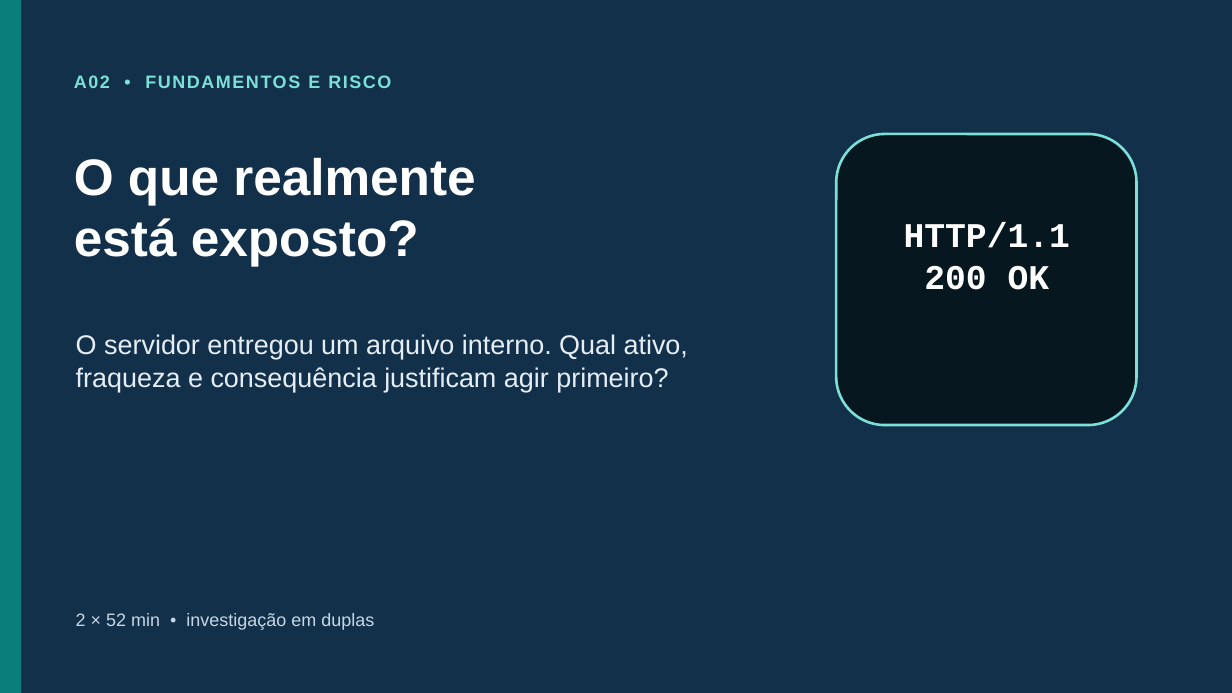
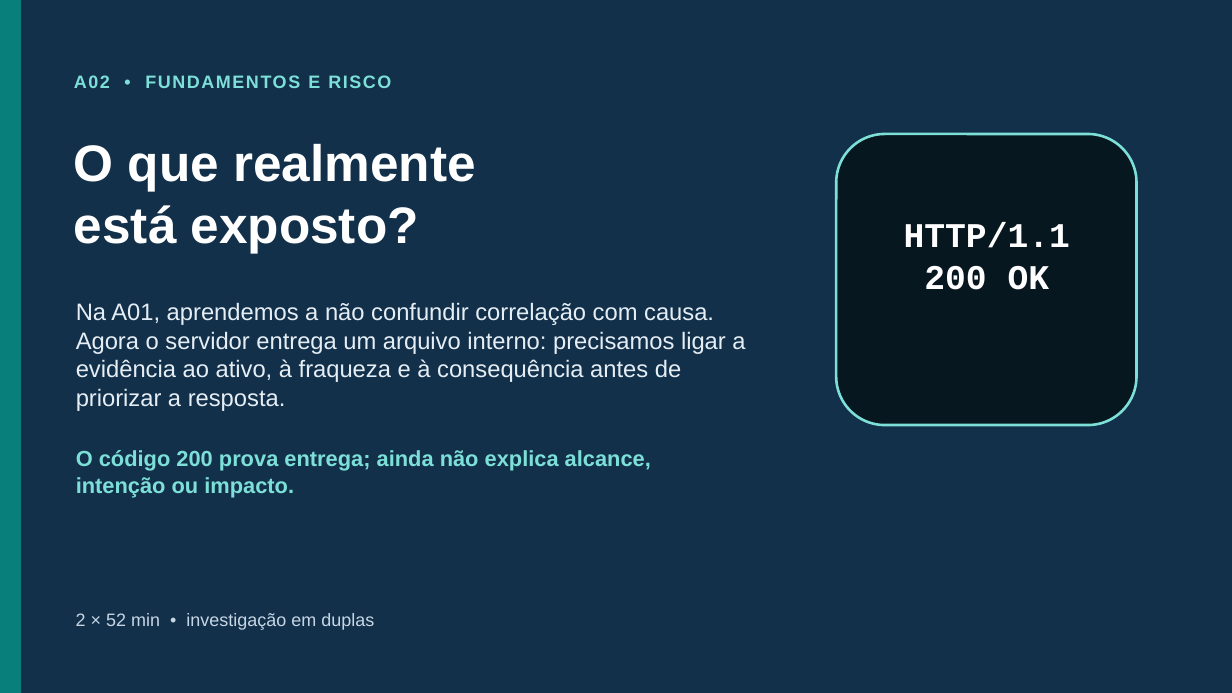
Before and after one commit to rafaelrezo/seguranca-digital, a slide deck: slide 1 of slides/A02-ativos-ameacas-e-vulnerabilidades/fonte/A02-ativos-ameacas-e-vulnerabilidades.pptx. Drawn at 1232x693 pixels with LibreOffice and Linux fonts; fonts in the diff are those of the drawing. Boxes give left, top, right and bottom in pixels: in the first picture for what was removed or moved away, otherwise in the second. Text is boxed around its words. In the diff, an @@ line names an element or a change of style, - is before the commit and + after.

```diff
--- a/slides/A02-ativos-ameacas-e-vulnerabilidades/fonte/A02-ativos-ameacas-e-vulnerabilidades.pptx
+++ b/slides/A02-ativos-ameacas-e-vulnerabilidades/fonte/A02-ativos-ameacas-e-vulnerabilidades.pptx
@@ text "O que realmente": place and size @@
-text "O que realmente" at <box>74,157,475,266</box>
+text "O que realmente" at <box>74,143,475,253</box>
@@ text at <box>76,302,745,411</box>: text changed; size 21 to 18.5 pt @@
-O servidor entregou um arquivo interno. Qual ativo, fraqueza e consequência justificam agir primeiro?
+Na A01, aprendemos a não confundir correlação com causa. Agora o servidor entrega um arquivo interno: precisamos ligar a evidência ao ativo, à fraqueza e à consequência antes de priorizar a resposta.
@@ text added at <box>76,450,651,497</box>, 17 pt, text #7DE0D8, bold @@
+O código 200 prova entrega; ainda não explica alcance, intenção ou impacto.
```
Also in this commit, not shown: 27 other files.
